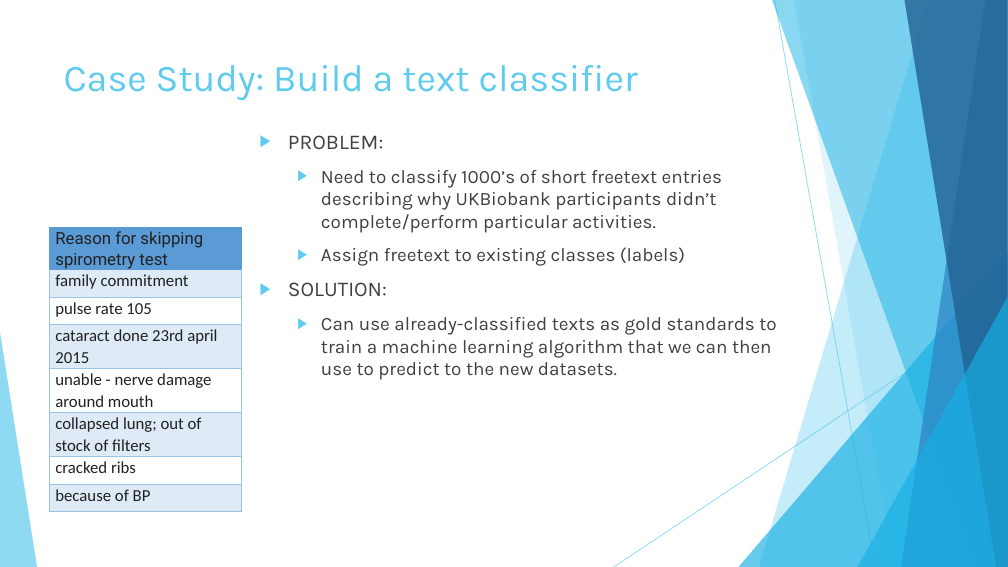
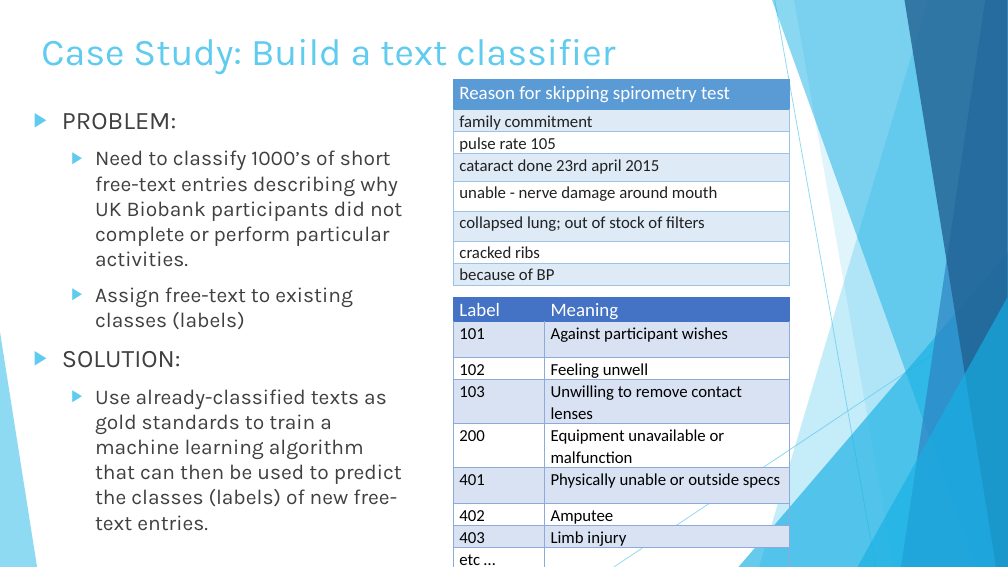
Before and after one commit to shellylac/TextMiningIntro_inR, a slide deck: slide 16 of Slides_Notes/TextTutorial_Slides.pptx. Drawn at 1008x567 pixels with LibreOffice and Linux fonts; fonts in the diff are those of the drawing. Boxes give left, top, right and bottom in pixels: in the first picture for what was removed or moved away, otherwise in the second. Text is boxed around its words. In the diff, an @@ line names an element or a change of style, - is before the commit and + after.

Commit message:
added more to case tudy svm slides

```diff
--- a/Slides_Notes/TextTutorial_Slides.pptx
+++ b/Slides_Notes/TextTutorial_Slides.pptx
@@ title "Case Study: Build a text ...": place and size @@
-title "Case Study: Build a text ..." at (64,65,638,100)
+title "Case Study: Build a text ..." at (41,39,615,74)
@@ table at (454,80,789,284) @@
@@ size 16 to 18 pt, font Roboto to Calibri, text colour #212121 to #FFFFFF in "Reason for skipping spirometry test" @@
@@ table: place and size @@
-table at (50,228,241,507)
+table at (454,80,789,284)
@@ text "PROBLEM:": place and size @@
-text "PROBLEM:" at (288,135,776,380)
+text "PROBLEM:" at (62,113,402,531)
@@ text at (62,113,181,368): size 20 to 24 pt in "PROBLEM:", "SOLUTION:" @@
@@ text at (95,150,402,329): text changed; size 18 to 20 pt @@
-  ▶ Need to classify 1000’s of short freetext entries describing why UKBiobank participants didn’t complete/perform particular activities.
-  ▶ Assign freetext to existing classes (labels)
+  ▶ Need to classify 1000’s of short free-text entries describing why UK Biobank participants did not complete or perform particular activities.
+  ▶ Assign free-text to existing classes (labels)
@@ table added at (454,297,790,567), 9 rows, 2 columns @@
+Label | Meaning
+101 | Against participant wishes
+102 | Feeling unwell
+103 | Unwilling to remove contact lenses
+200 | Equipment unavailable or malfunction
+401 | Physically unable or outside specs
+402 | Amputee
+403 | Limb injury
+etc … | 
@@ text at (95,389,402,531): text changed; size 18 to 20 pt @@
-  ▶ Can use already-classified texts as gold standards to train a machine learning algorithm that we can then use to predict to the new datasets.
+  ▶ Use already-classified texts as gold standards to train a machine learning algorithm that can then be used to predict the classes (labels) of new free-text entries.
```
Also in this commit, not shown: 8 other slides changed, 1 slide added, 1 slide removed.
